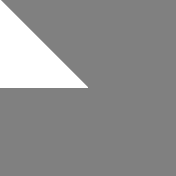
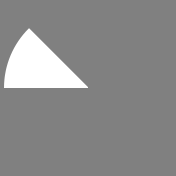
The second 176×176 image is a revision of the first. Changes to its layers:
painted on "Rounded Rectangle 1" over [0, 0, 29, 88]
